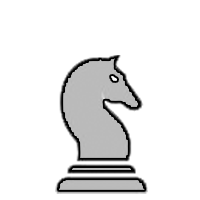
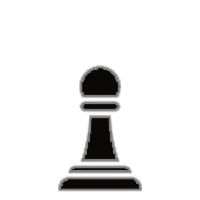
The second (200, 200) image is a revision of the first. Changes to its layers:
hid "Layer 3" over [55, 55, 148, 194]
showed "Layer 1" over [58, 65, 142, 192]
